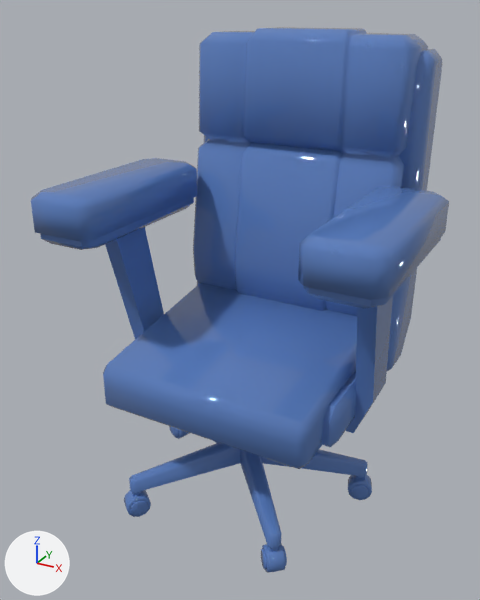
The FBX model Assets/Resources/Arts/Map/Modeling/ML_chair.fbx: old version first, new version second.
Camera for both pictures: a 50 mm lens placed at (0.775, -1.55, 1.339), pointed at (-0.048, -0.053, 0.59). Arrows for +X, +Y and +Z are at lower left; the lights stay in place. The first picture is the older version. Where no turn or scale is listed for an object, it has been applied to the vertices.

Names of what the first picture shows: 'ML_Chair'.
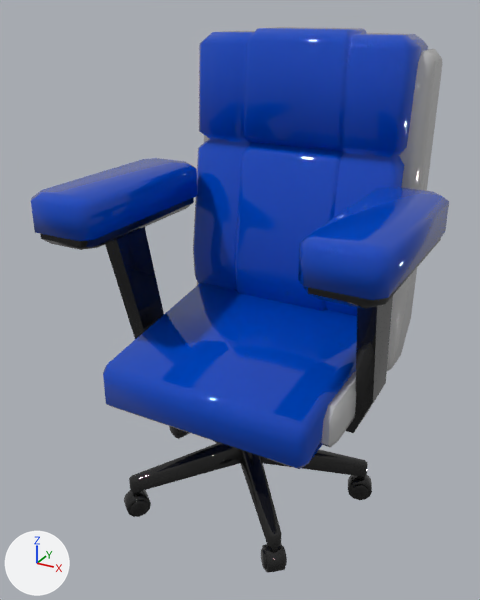
Boxes (x1, y1, x2, y2) around the edits, measured in the pictures (480 x 600 px):
part 1 of me_mesh, recoloured: (322, 49, 443, 447) in both
part 2 of me_mesh, recoloured (blue to black): (124, 426, 372, 573) in both
part 3 of me_mesh, recoloured (darker): (40, 197, 194, 338) in both
part 4 of me_mesh, recoloured (darker): (303, 247, 434, 402) in both
part 5 of me_mesh, recoloured (blue to black): (346, 386, 384, 433) in both
part 6 of me_mesh, recoloured (darker): (92, 27, 449, 274) in both
part 7 of me_mesh, recoloured (darker): (109, 250, 357, 463) in both
part 8 of me_mesh, recoloured (darker): (103, 363, 311, 469) in both
part 9 of me_mesh, recoloured (darker): (31, 160, 195, 241) in both
part 10 of me_mesh, recoloured (darker): (298, 196, 447, 300) in both

Patch to the scene script:
```diff
--- a/Assets/Resources/Arts/Map/Modeling/ML_chair.fbx.py
+++ b/Assets/Resources/Arts/Map/Modeling/ML_chair.fbx.py
@@ mat_material__1969 @@
+mat_material__1969 = principled_material('Material #1969')
+mat_material__1969.base_color = (0.0097, 0.0097, 0.0097)  # black #191919
+mat_material__1969.roughness = 0.0
@@ mat_material__1968 @@
+mat_material__1968 = principled_material('Material #1968')
+mat_material__1968.base_color = (0.5, 0.5, 0.5)  # grey #bcbcbc
+mat_material__1968.roughness = 0.0
@@ mat_material__1967 @@
+mat_material__1967 = principled_material('Material #1967')
+mat_material__1967.base_color = (0.0, 0.0582, 0.5)  # blue #0044bc
+mat_material__1967.roughness = 0.0
@@ mat_material__1981 @@
+mat_material__1981 = principled_material('Material #1981')
+mat_material__1981.base_color = (0.843, 0.843, 0.843)  # white #ededed
+mat_material__1981.roughness = 0.0
@@ me_mesh @@
 me_mesh.from_pydata(...)  # 1485 vertices, 2750 faces; spans x -0.458..0.458, y -0.407..0.407, z 0.0..1.288
 # used by ob_ml_chair; location = (0.0, 0.0, 0.0)
+# me_mesh part 1: 120 of the faces centred in x 0.104..0.336, y -0.269..0.401, z 0.336..1.237 switch from mat_sofa (blue #587cbc) to mat_material__1968 (grey #bcbcbc)
+# me_mesh part 2: 1556 of the faces centred in x -0.357..0.357, y -0.395..0.277, z 0.002..0.423 switch from mat_sofa (blue #587cbc) to mat_material__1969 (black #191919)
+# me_mesh part 3: 68 of the faces centred in x -0.451..-0.276, y -0.395..0.102, z 0.537..0.882 switch from mat_sofa (blue #587cbc) to mat_material__1969 (black #191919)
+# me_mesh part 4: 68 of the faces centred in x 0.276..0.451, y -0.395..0.102, z 0.537..0.882 switch from mat_sofa (blue #587cbc) to mat_material__1969 (black #191919)
+# me_mesh part 5: 22 of the faces centred in x 0.234..0.36, y -0.122..-0.017, z 0.314..0.398 switch from mat_sofa (blue #587cbc) to mat_material__1969 (black #191919)
+# me_mesh part 6: 372 of the faces centred in x -0.458..0.458, y -0.078..0.349, z 0.747..1.288 switch from mat_sofa (blue #587cbc) to mat_material__1967 (blue #0044bc)
+# me_mesh part 7: 234 of the faces centred in x -0.306..0.306, y -0.191..0.318, z 0.338..0.618 switch from mat_sofa (blue #587cbc) to mat_material__1967 (blue #0044bc)
+# me_mesh part 8: 32 of the faces centred in x -0.293..0.293, y -0.381..-0.354, z 0.346..0.466 switch from mat_sofa (blue #587cbc) to mat_material__1967 (blue #0044bc)
+# me_mesh part 9: 22 of the faces centred in x -0.458..-0.268, y -0.407..-0.218, z 0.828..0.924 switch from mat_sofa (blue #587cbc) to mat_material__1967 (blue #0044bc)
+# me_mesh part 10: 22 of the faces centred in x 0.268..0.458, y -0.407..-0.218, z 0.828..0.924 switch from mat_sofa (blue #587cbc) to mat_material__1967 (blue #0044bc)
+me_mesh.materials.append(mat_material__1981)  # white #ededed
```
